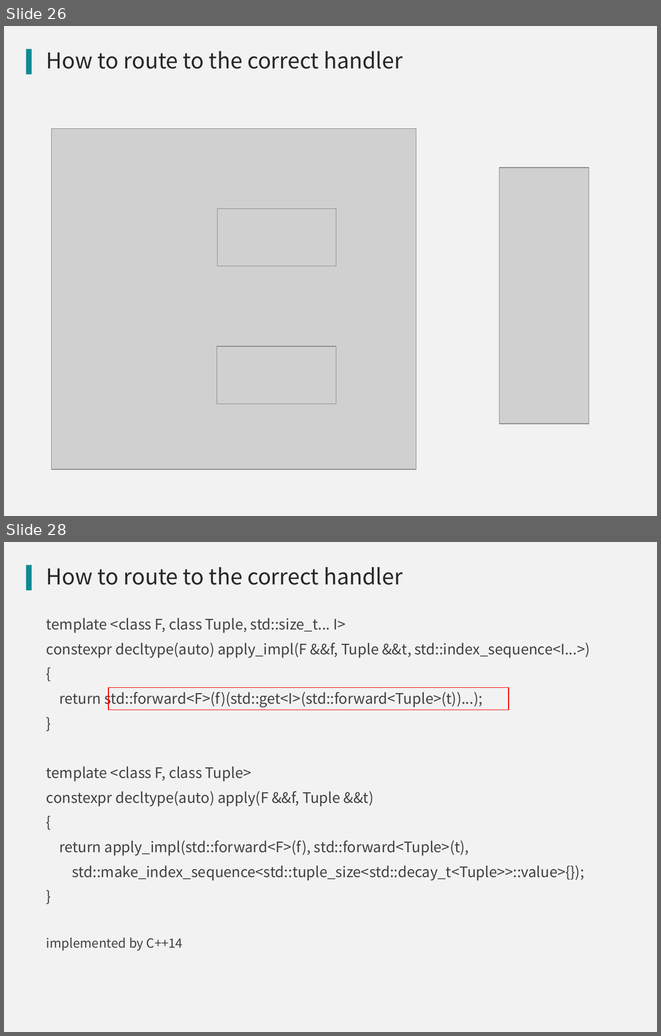
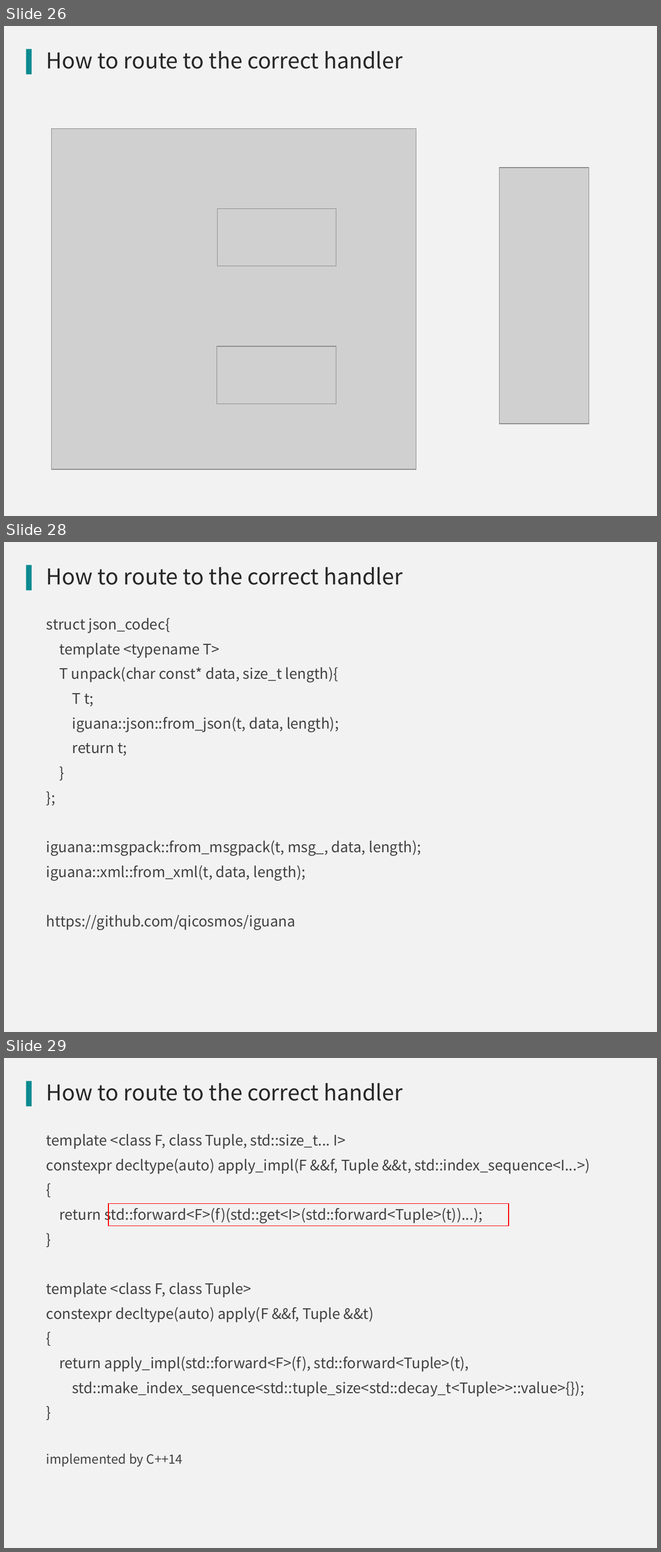
Before and after one commit to qicosmos/cppnow2017-ppt, a slide deck: An easy to use RPC framework implemented by c++11 and c++14.pptx. Shown one above the other, each under a label of ours: slides 26 and 28 before the commit, slides 26, 28 and 29 after it; the slides between them are not shown. The pictures are 661x1036 and 661x1552 pixels, drawn with LibreOffice and Linux fonts; fonts in the diff are those of the drawing; grey boxes stand for pictures; background and template pictures are left out. Boxes give left, top, right and bottom in pixels: in the first picture for what was removed or moved away, otherwise in the second. Text is boxed around its words. In the diff, an @@ line names an element or a change of style, - is before the commit and + after.

```diff
--- a/An easy to use RPC framework implemented by c++11 and c++14.pptx
+++ b/An easy to use RPC framework implemented by c++11 and c++14.pptx
@@ slide 28 added at (4, 542, 657, 1032), background #F2F2F2; not listed: 1 template element that a slide beside it also shows @@
@@ title added at (46, 567, 403, 585), 24 pt, text #262626 @@
+How to route to the correct handler
@@ text added at (46, 618, 421, 930), 16 pt, text #404040 @@
+struct json_codec{
+template <typename T>
+T unpack(char const* data, size_t length){
+T t;
+iguana::json::from_json(t, data, length);
+return t;
+}
+};
+iguana::msgpack::from_msgpack(t, msg_, data, length);
+iguana::xml::from_xml(t, data, length);
+https://github.com/qicosmos/iguana
@@ what was slide 28 is now slide 29 @@
```
Also in this commit, not shown: 3 slides changed, 1 other slide added.
